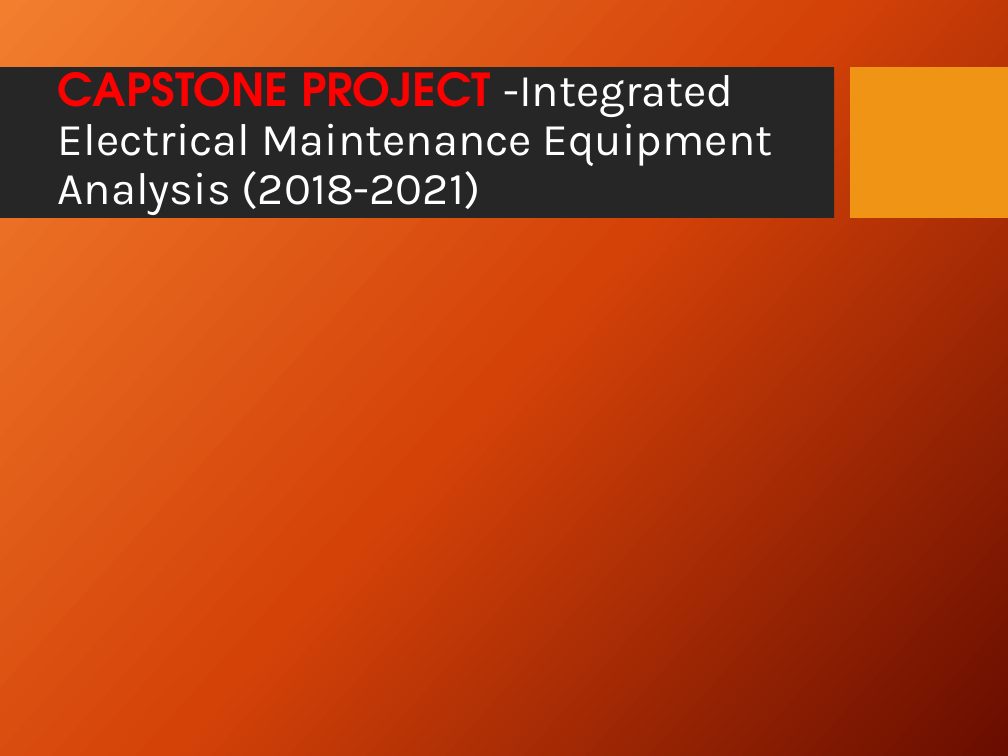
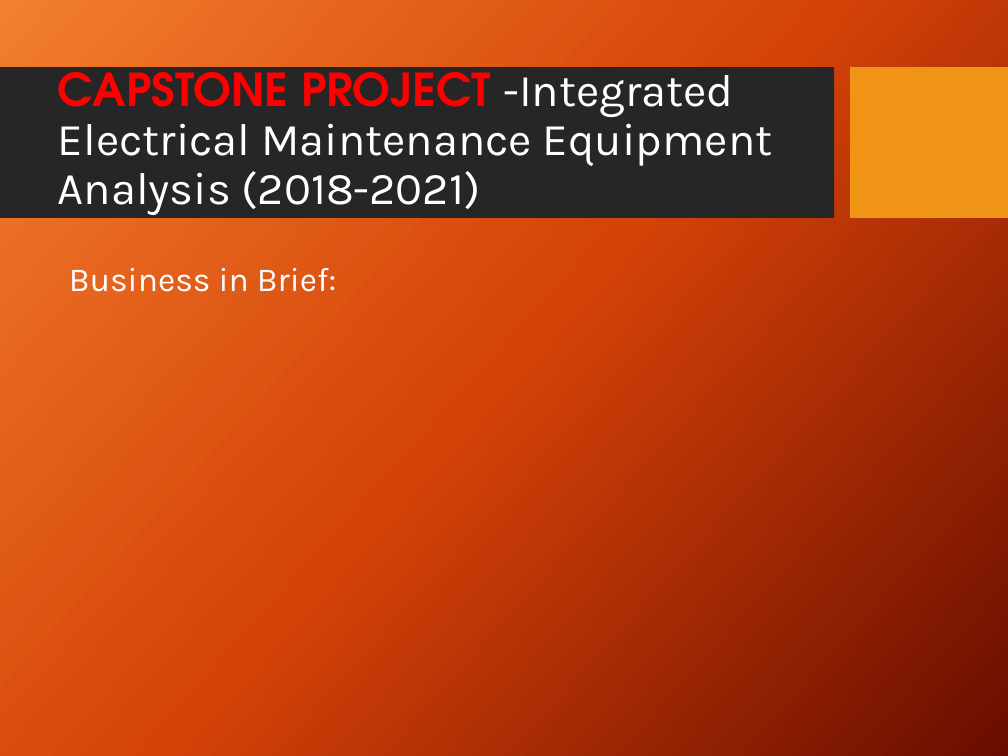
Before and after one commit to hem436/506761, a slide deck: slide 1 of MY CAPSTONE PROJECT-.pptx. Drawn at 1008x756 pixels with LibreOffice and Linux fonts; fonts in the diff are those of the drawing; background and template pictures are left out. Boxes give left, top, right and bottom in pixels: in the first picture for what was removed or moved away, otherwise in the second. Text is boxed around its words. In the diff, an @@ line names an element or a change of style, - is before the commit and + after.

```diff
--- a/MY CAPSTONE PROJECT-.pptx
+++ b/MY CAPSTONE PROJECT-.pptx
@@ text added at (69, 268, 336, 292), 24 pt, text #FFFFFF @@
+Business in Brief:
```
Also in this commit, not shown: 3 other slides changed.
